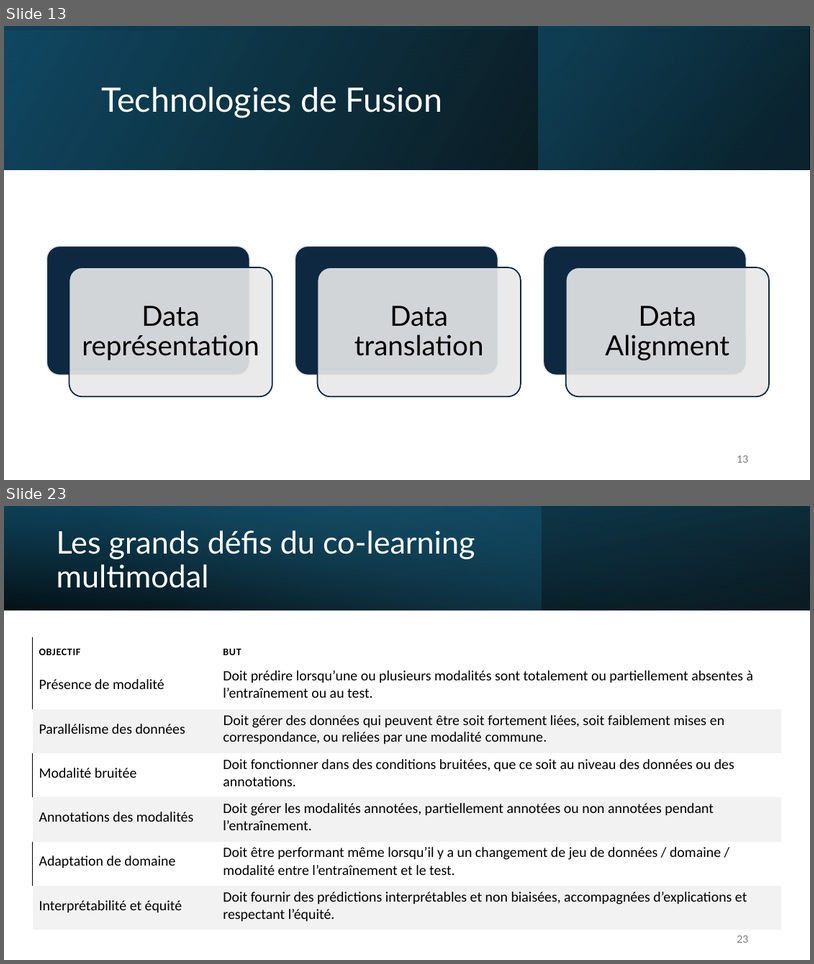
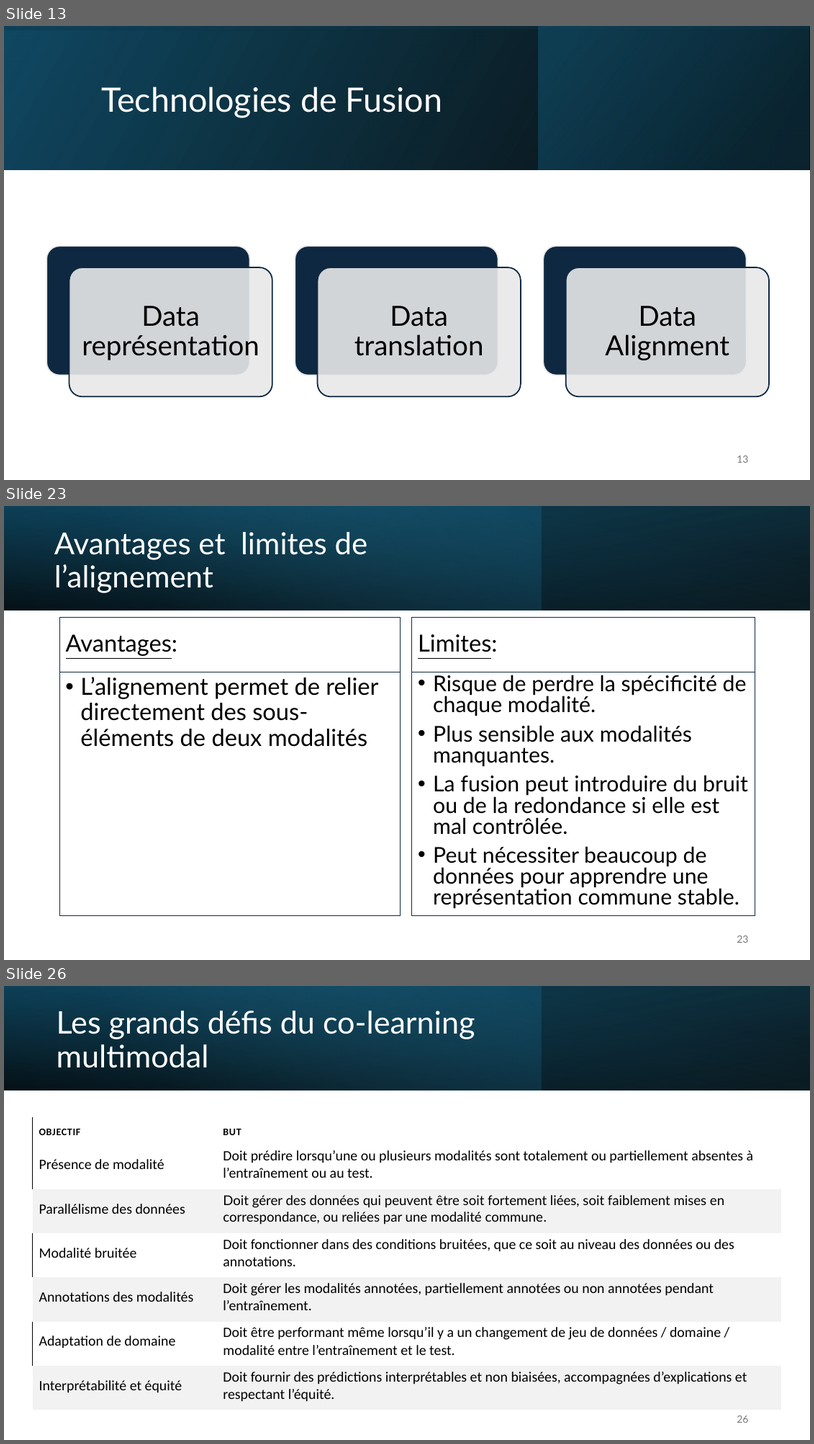
Before and after one commit to IzowRM/Stage-Cetic, a slide deck: Doc Slide/Presentation_du_27_01.pptx. Shown one above the other, each under a label of ours: slides 13 and 23 before the commit, slides 13, 23 and 26 after it; the slides between them are not shown. The pictures are 814x964 and 814x1444 pixels, drawn with LibreOffice and Linux fonts; fonts in the diff are those of the drawing. Boxes give left, top, right and bottom in pixels: in the first picture for what was removed or moved away, otherwise in the second. Text is boxed around its words. In the diff, an @@ line names an element or a change of style, - is before the commit and + after.

```diff
--- a/Doc Slide/Presentation_du_27_01.pptx
+++ b/Doc Slide/Presentation_du_27_01.pptx
@@ slide 23 added at <box>4,506,810,960</box>, background #FFFFFF @@
@@ rectangle added at <box>4,506,810,610</box>, fill gradient #000000 to #104862 @@
@@ rectangle added at <box>4,506,542,610</box>, fill gradient #156082 to #46B1E1 @@
@@ rectangle added at <box>4,506,810,610</box>, fill gradient #000000 to #156082 @@
@@ title added at <box>54,532,368,593</box>, 36 pt, text #FFFFFF @@
+Avantages et limites de l’alignement
@@ rectangle added at <box>59,618,401,672</box>, outline #0E2841 0.75 pt, 28 pt, text #000000, underline @@
+Avantages:
@@ rectangle added at <box>412,618,756,672</box>, outline #0E2841 0.75 pt, 28 pt, text #000000, underline @@
+Limites:
@@ rectangle added at <box>59,672,401,916</box>, outline #0E2841 0.75 pt, 28 pt, text #000000 @@
+• L’alignement permet de relier directement des sous-éléments de deux modalités
@@ rectangle added at <box>412,672,756,916</box>, outline #0E2841 0.75 pt, 25.9 pt, text #000000 @@
+• Risque de perdre la spécificité de chaque modalité.
+• Plus sensible aux modalités manquantes.
+• La fusion peut introduire du bruit ou de la redondance si elle est mal contrôlée.
+• Peut nécessiter beaucoup de données pour apprendre une représentation commune stable.
@@ page number added at <box>737,935,748,942</box>, 12 pt, text #797979 @@
+23
@@ what was slide 23 is now slide 26 @@
@@ page number at <box>737,1415,748,1422</box>: text changed @@
-23
+26
```
Also in this commit, not shown: 10 slides changed, 7 other slides added, 6 slides removed, 3 other files.
